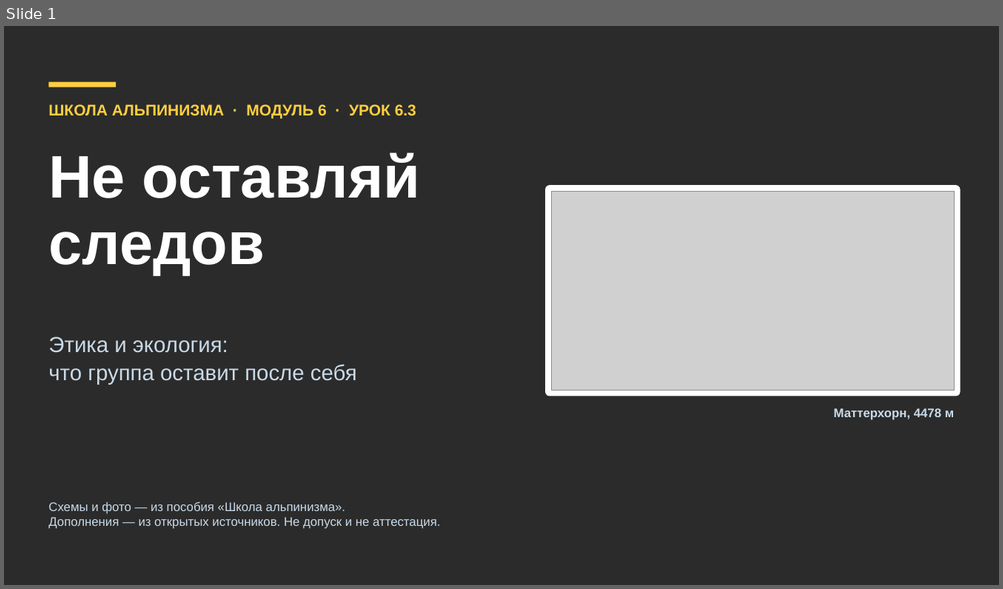
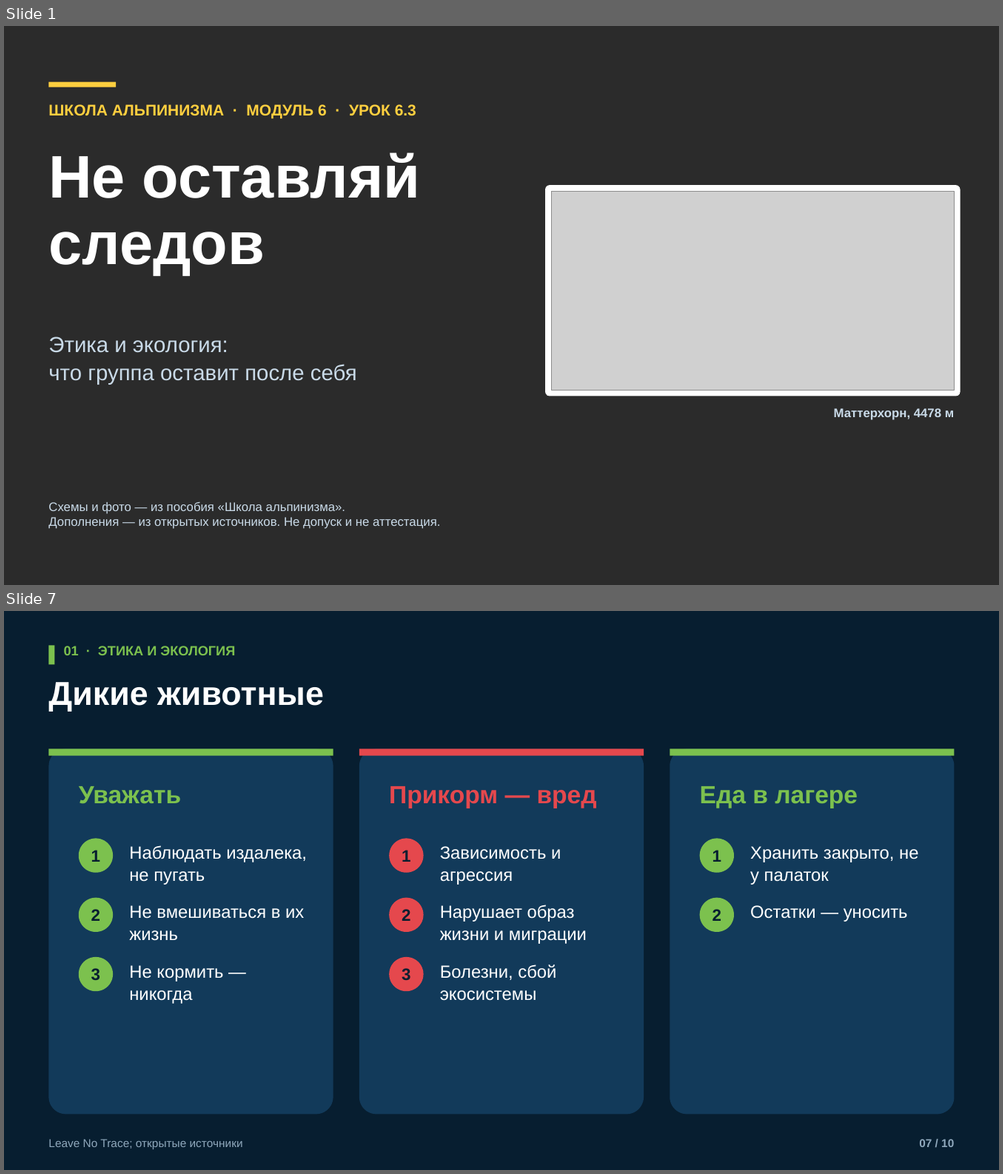
Before and after one commit to kirill54/far-education, a slide deck: presentations/lessons/M06-3_ekologiya.pptx. Shown one above the other, each under a label of ours: slide 1 before the commit, slides 1 and 7 after it; the slides between them are not shown. The pictures are 1003x589 and 1003x1174 pixels, drawn with LibreOffice and Linux fonts; fonts in the diff are those of the drawing; grey boxes stand for pictures; background and template pictures are left out; a plain dark background stands for a picture behind light text. Boxes give left, top, right and bottom in pixels: in the first picture for what was removed or moved away, otherwise in the second. Text is boxed around its words. In the diff, an @@ line names an element or a change of style, - is before the commit and + after.

```diff
--- a/presentations/lessons/M06-3_ekologiya.pptx
+++ b/presentations/lessons/M06-3_ekologiya.pptx
@@ slide 7 added at [4, 611, 999, 1170], background #071E30 @@
@@ rectangle added at [48, 645, 55, 665], fill #7CC14E @@
@@ text added at [64, 646, 235, 655], 13 pt, text #7CC14E, bold @@
+01 · ЭТИКА И ЭКОЛОГИЯ
@@ text added at [48, 682, 324, 712], 32 pt, text #FFFFFF, bold @@
+Дикие животные
@@ rounded rectangle added at [48, 749, 333, 1115], fill #123A5A @@
@@ rectangle added at [48, 749, 333, 756], fill #7CC14E @@
@@ rounded rectangle added at [359, 749, 643, 1115], fill #123A5A @@
@@ rectangle added at [359, 749, 643, 756], fill #E5484D @@
@@ rounded rectangle added at [669, 749, 954, 1115], fill #123A5A @@
@@ rectangle added at [669, 749, 954, 756], fill #7CC14E @@
@@ text added at [79, 786, 181, 804], 24 pt, text #7CC14E, bold @@
+Уважать
@@ text added at [389, 786, 597, 809], 24 pt, text #E5484D, bold @@
+Прикорм — вред
@@ text added at [700, 786, 857, 809], 24 pt, text #7CC14E, bold @@
+Еда в лагере
@@ ellipse added at [79, 839, 113, 873], fill #7CC14E, 16 pt, text #071E30, bold @@
+1
@@ text added at [129, 846, 307, 885], 17 pt, text #FFFFFF @@
+Наблюдать издалека, не пугать
@@ ellipse added at [389, 839, 424, 873], fill #E5484D, 16 pt, text #071E30, bold @@
+1
@@ text added at [440, 846, 560, 885], 17 pt, text #FFFFFF @@
+Зависимость и агрессия
@@ ellipse added at [700, 839, 734, 873], fill #7CC14E, 16 pt, text #071E30, bold @@
+1
@@ text added at [750, 846, 918, 885], 17 pt, text #FFFFFF @@
+Хранить закрыто, не у палаток
@@ ellipse added at [79, 898, 113, 933], fill #7CC14E, 16 pt, text #071E30, bold @@
+2
@@ ellipse added at [389, 898, 424, 933], fill #E5484D, 16 pt, text #071E30, bold @@
+2
@@ ellipse added at [700, 898, 734, 933], fill #7CC14E, 16 pt, text #071E30, bold @@
+2
@@ text added at [129, 906, 304, 941], 17 pt, text #FFFFFF @@
+Не вмешиваться в их жизнь
@@ text added at [440, 905, 586, 944], 17 pt, text #FFFFFF @@
+Нарушает образ жизни и миграции
@@ text added at [750, 906, 908, 922], 17 pt, text #FFFFFF @@
+Остатки — уносить
@@ ellipse added at [79, 957, 113, 991], fill #7CC14E, 16 pt, text #071E30, bold @@
+3
@@ text added at [129, 965, 223, 1004], 17 pt, text #FFFFFF @@
+Не кормить — никогда
@@ ellipse added at [389, 957, 424, 991], fill #E5484D, 16 pt, text #071E30, bold @@
+3
@@ text added at [440, 965, 556, 1001], 17 pt, text #FFFFFF @@
+Болезни, сбой экосистемы
@@ text added at [48, 1139, 243, 1150], 11 pt, text #8FA8BC @@
+Leave No Trace; открытые источники
@@ text added at [919, 1139, 953, 1147], 11 pt, text #8FA8BC, bold @@
+07 / 10
```
Also in this commit, not shown: 4 slides changed, 4 other slides added, 20 other files.
